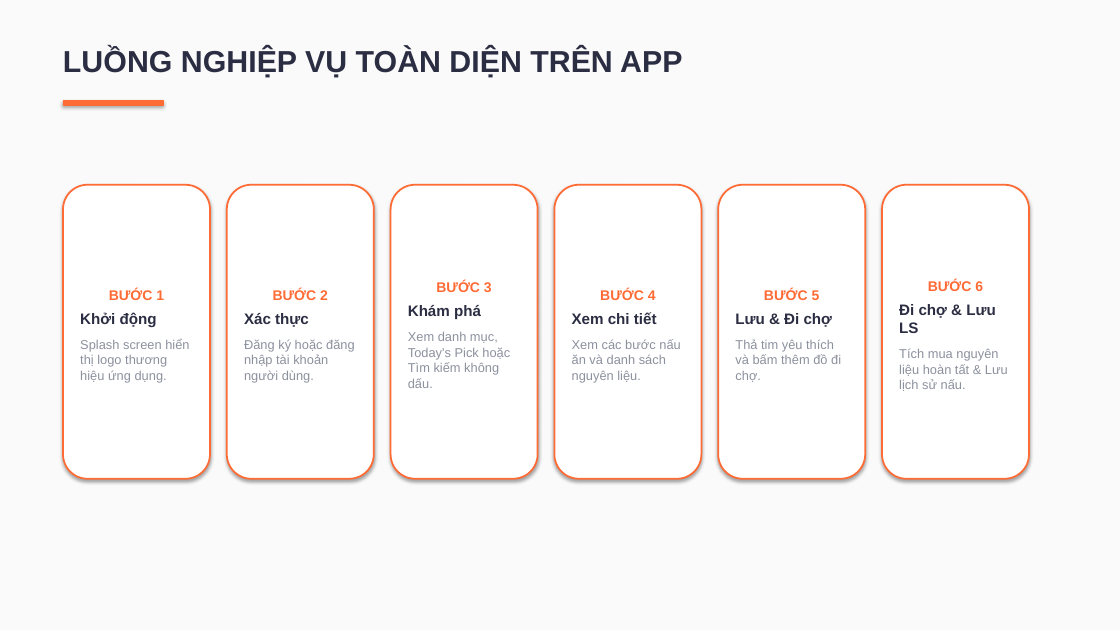
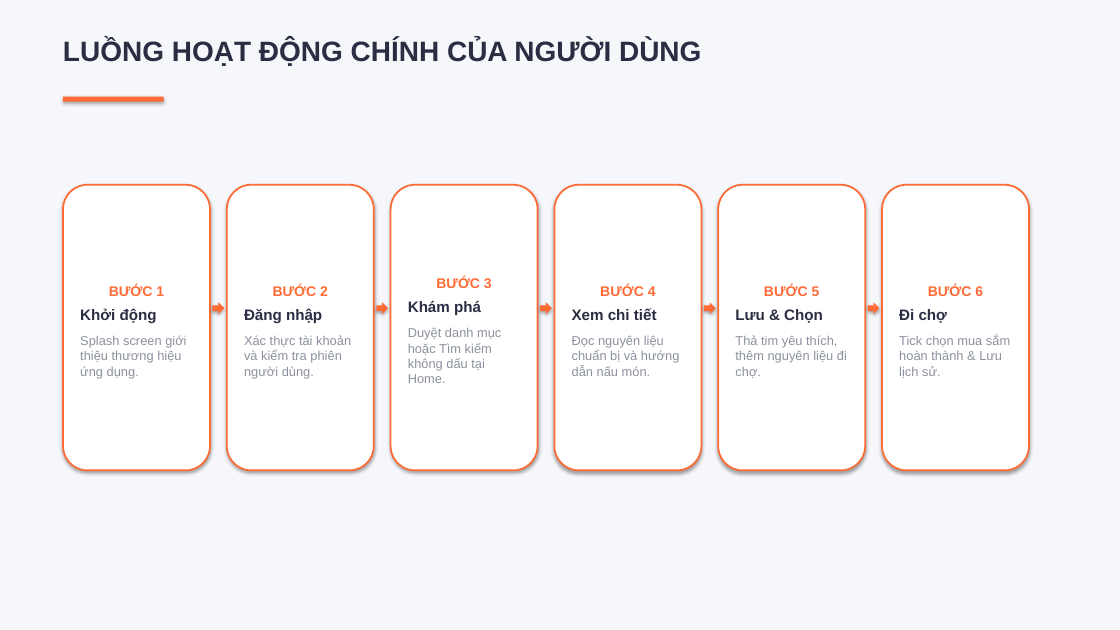
Before and after one commit to Hiu-Small/CookBook-AndroidApp, a slide deck: slide 5 of CookBook_Full_Presentation.pptx (slide 4 before the commit). Drawn at 1120x630 pixels with LibreOffice and Linux fonts; fonts in the diff are those of the drawing. Boxes give left, top, right and bottom in pixels: in the first picture for what was removed or moved away, otherwise in the second. Text is boxed around its words. In the diff, an @@ line names an element or a change of style, - is before the commit and + after.

```diff
--- a/CookBook_Full_Presentation.pptx
+++ b/CookBook_Full_Presentation.pptx
@@ background #FAFAFA to #F5F7FA @@
@@ text removed at [63,48,682,78] @@
-LUỒNG NGHIỆP VỤ TOÀN DIỆN TRÊN APP
@@ text added at [63,39,701,66], 24 pt, text #2B2D42, bold @@
+LUỒNG HOẠT ĐỘNG CHÍNH CỦA NGƯỜI DÙNG
@@ rectangle: place and size @@
-rectangle at [63,101,164,105]
+rectangle at [63,97,164,102]
@@ rectangle at [63,97,164,102]: outline #FF6B35 0.75 pt to none @@
@@ rounded rectangle "BƯỚC 1": place and size @@
-rounded rectangle "BƯỚC 1" at [63,185,210,479]
+rounded rectangle "BƯỚC 1" at [63,185,210,471]
@@ rounded rectangle "BƯỚC 2": place and size @@
-rounded rectangle "BƯỚC 2" at [227,185,374,479]
+rounded rectangle "BƯỚC 2" at [227,185,374,471]
@@ rounded rectangle "BƯỚC 3": place and size @@
-rounded rectangle "BƯỚC 3" at [391,185,538,479]
+rounded rectangle "BƯỚC 3" at [391,185,538,471]
@@ rounded rectangle "BƯỚC 4": place and size @@
-rounded rectangle "BƯỚC 4" at [555,185,702,479]
+rounded rectangle "BƯỚC 4" at [555,185,702,471]
@@ rounded rectangle "BƯỚC 5": place and size @@
-rounded rectangle "BƯỚC 5" at [718,185,865,479]
+rounded rectangle "BƯỚC 5" at [718,185,865,471]
@@ rounded rectangle "BƯỚC 6": place and size @@
-rounded rectangle "BƯỚC 6" at [882,185,1029,479]
+rounded rectangle "BƯỚC 6" at [882,185,1029,471]
@@ right arrow added at [213,302,224,314], fill #FF6B35 @@
@@ text in rounded rectangle at [244,308,351,379]: text changed @@
-Xác thực
-Đăng ký hoặc đăng nhập tài khoản người dùng.
+Đăng nhập
+Xác thực tài khoản và kiểm tra phiên người dùng.
@@ right arrow added at [376,302,388,314], fill #FF6B35 @@
@@ text in rounded rectangle at [408,328,501,383]: text changed @@
-Xem danh mục, Today's Pick hoặc Tìm kiếm không dấu.
+Duyệt danh mục hoặc Tìm kiếm không dấu tại Home.
@@ right arrow added at [540,302,552,314], fill #FF6B35 @@
@@ right arrow added at [704,302,716,314], fill #FF6B35 @@
@@ text in rounded rectangle at [735,309,847,378]: text changed @@
-Lưu & Đi chợ
-Thả tim yêu thích và bấm thêm đồ đi chợ.
+Lưu & Chọn
+Thả tim yêu thích, thêm nguyên liệu đi chợ.
@@ right arrow added at [868,302,880,314], fill #FF6B35 @@
@@ text in rounded rectangle at [899,309,1010,378]: text changed @@
-Đi chợ & Lưu LS
-Tích mua nguyên liệu hoàn tất & Lưu lịch sử nấu.
+Đi chợ
+Tick chọn mua sắm hoàn thành & Lưu lịch sử.
@@ text in rounded rectangle at [80,335,186,379]: text changed @@
-Splash screen hiển thị logo thương hiệu ứng dụng.
+Splash screen giới thiệu thương hiệu ứng dụng.
@@ text in rounded rectangle at [572,336,679,376]: text changed @@
-Xem các bước nấu ăn và danh sách nguyên liệu.
+Đọc nguyên liệu chuẩn bị và hướng dẫn nấu món.
```
Also in this commit, not shown: 5 other slides changed, 4 slides added, 3 slides removed, 4 other files.
